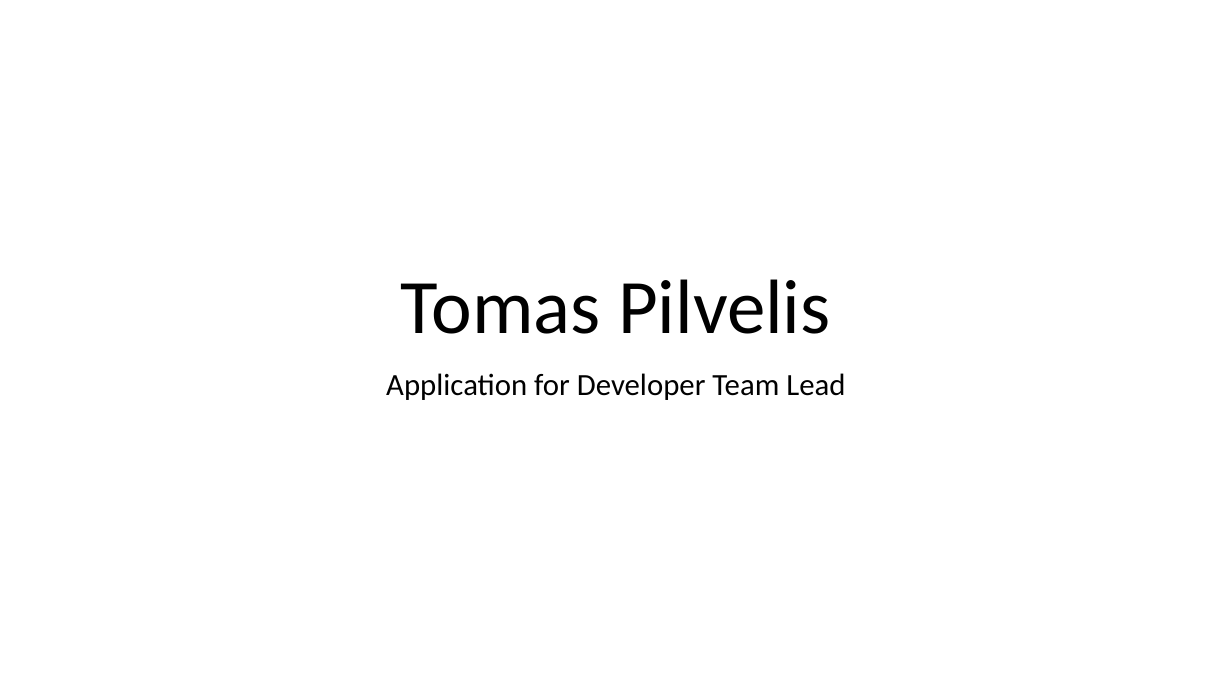
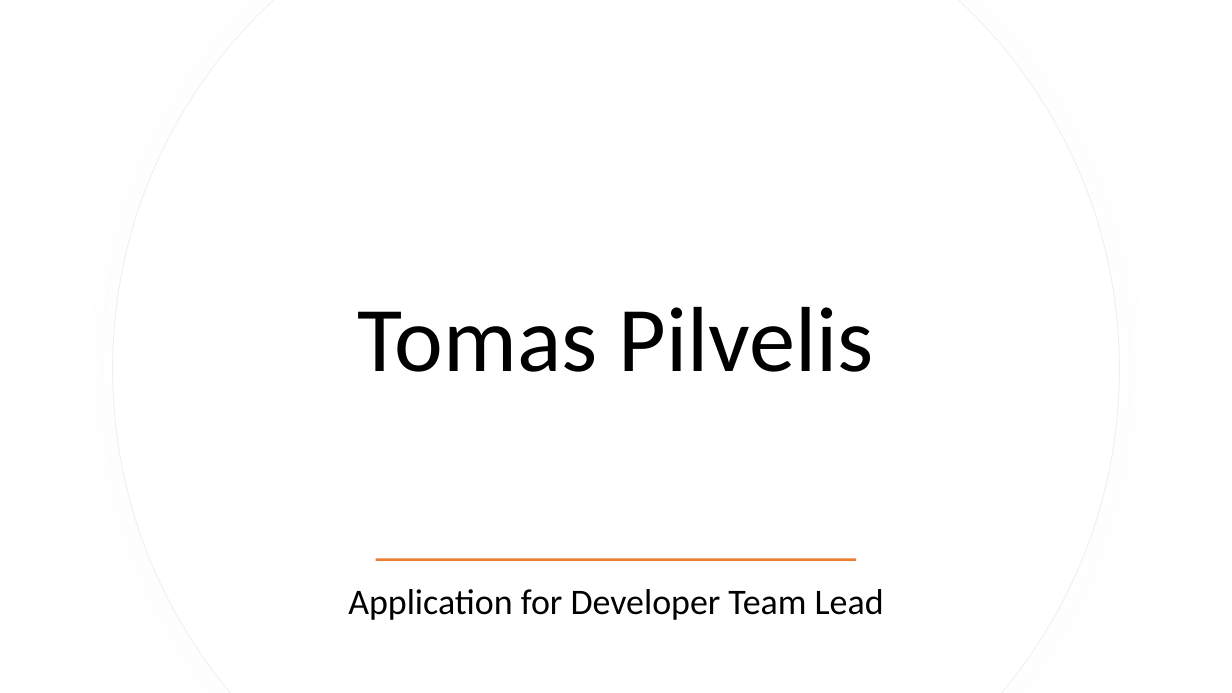
Before and after one commit to tpilvelis-gw/tomas-pilvelis-development-lead-application, a slide deck: slide 1 of about_me.pptx. Drawn at 1232x693 pixels with LibreOffice and Linux fonts; fonts in the diff are those of the drawing. Boxes give left, top, right and bottom in pixels: in the first picture for what was removed or moved away, otherwise in the second. Text is boxed around its words. In the diff, an @@ line names an element or a change of style, - is before the commit and + after.

```diff
--- a/about_me.pptx
+++ b/about_me.pptx
@@ freeform shape added at (x1=113, y1=0, x2=1120, y2=693), fill #FFFFFF, outline #EFEFEF 0.75 pt @@
@@ freeform shape added at (x1=114, y1=0, x2=1119, y2=693), fill #FFFFFF @@
@@ title "Tomas Pilvelis" moved from (x1=401, y1=279, x2=831, y2=334) to (x1=358, y1=307, x2=873, y2=372) @@
@@ title "Tomas Pilvelis" at (x1=358, y1=307, x2=873, y2=372): size 60 to 72 pt; vertical alignment bottom to middle @@
@@ rectangle added at (x1=376, y1=558, x2=857, y2=561), fill #ED7D31 @@
@@ subtitle "Application for Developer Team Lead" moved from (x1=386, y1=373, x2=845, y2=400) to (x1=348, y1=589, x2=884, y2=620) @@
@@ subtitle "Application for Developer Team Lead" at (x1=348, y1=589, x2=884, y2=620): size 24 to 28 pt; vertical alignment top to middle @@
```
Also in this commit, not shown: 5 other slides changed, 1 slide removed.
